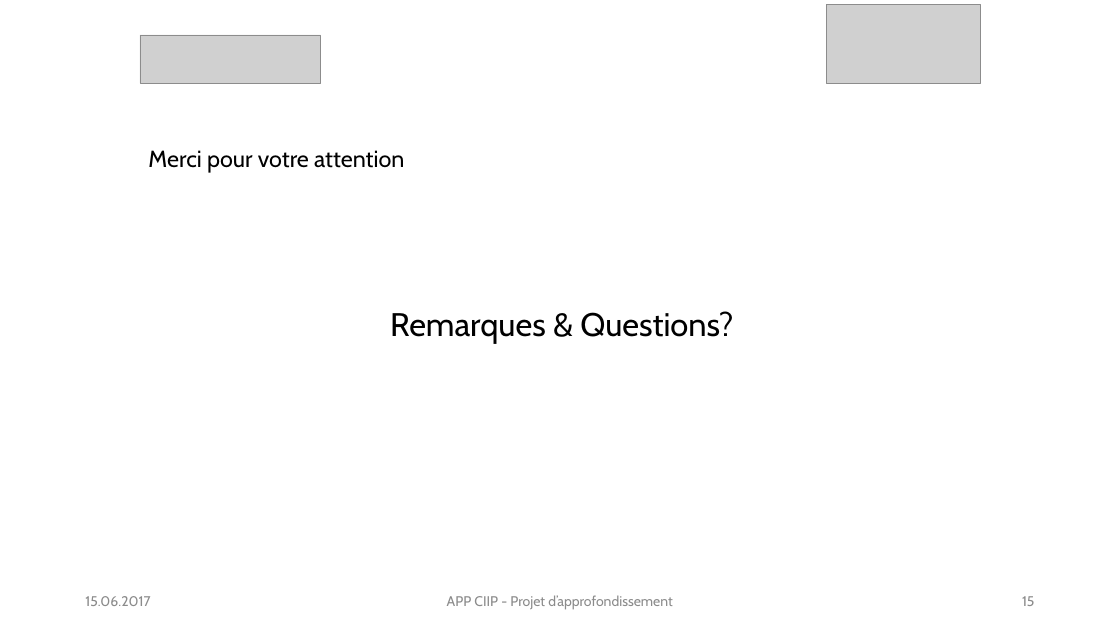
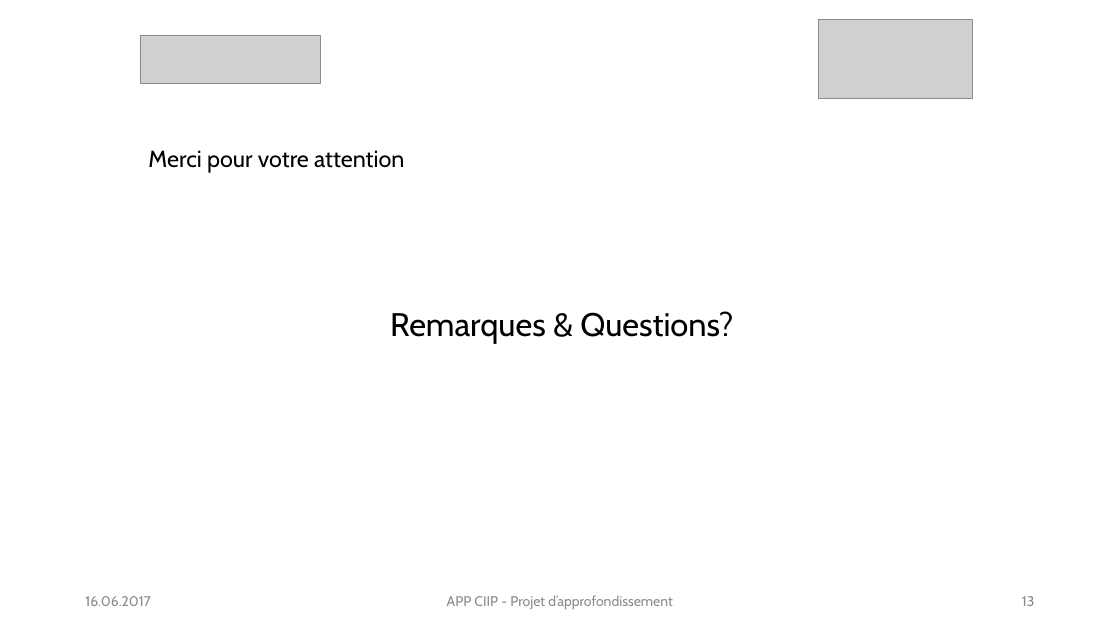
Before and after one commit to gaelteguia/appciip, a slide deck: slide 13 of Defense PA GTT.pptx (slide 15 before the commit). Drawn at 1120x630 pixels with LibreOffice and Linux fonts; fonts in the diff are those of the drawing; grey boxes stand for pictures. Boxes give left, top, right and bottom in pixels: in the first picture for what was removed or moved away, otherwise in the second. Text is boxed around its words. In the diff, an @@ line names an element or a change of style, - is before the commit and + after.

```diff
--- a/Defense PA GTT.pptx
+++ b/Defense PA GTT.pptx
@@ picture: place and size @@
-picture at [826, 4, 980, 83]
+picture at [819, 19, 973, 98]
@@ text at [85, 596, 151, 606]: text changed @@
-15.06.2017
+16.06.2017
@@ page number at [1022, 596, 1035, 606]: text changed @@
-15
+13
```
Also in this commit, not shown: 12 other slides changed, 2 slides removed.
